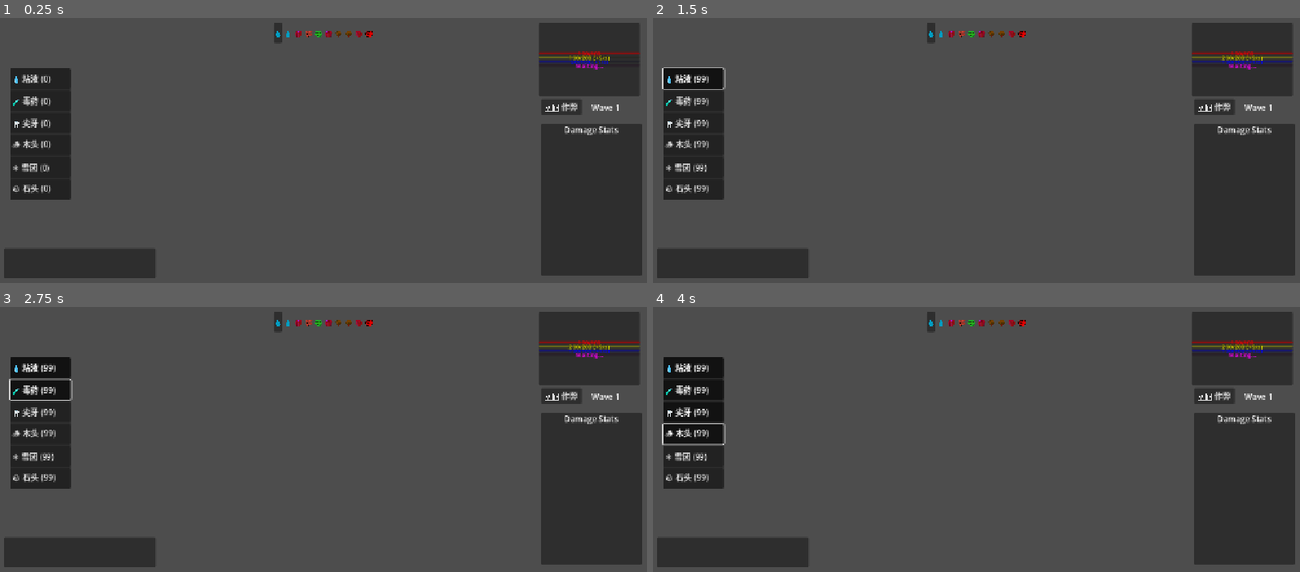
Above: before the commit, frames 1-4 (two rows, left to right).
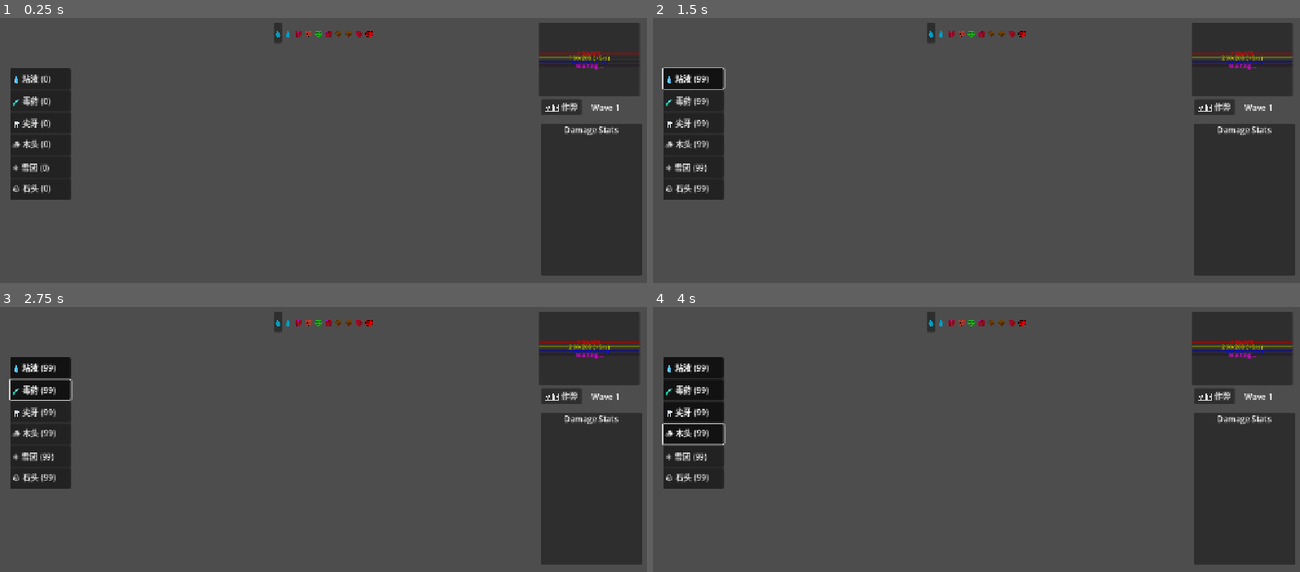
Above: after the commit, the same moments.

Repository: seekerzz/tower-html
Game: Godot game, scene res://src/Scenes/UI/MainGUI.tscn
Two runs of this game, one before a commit and one after it. Both use one fixed random seed, a clock stepped at 60 frames per second and the inputs below. The project has no main scene, so this scene is started directly.
Inputs:
- Up to frame 1 (0.25 s): no input
- Up to frame 2 (1.5 s): click "🛠️ 作弊" at 0.5 s; click "💧 粘液 (99)" at 1.25 s
- Up to frame 3 (2.75 s): click "🧪 毒药 (99)" at 2 s
- Up to frame 4 (4 s): click "🦷 尖牙 (99)" at 2.75 s; click "🪵 木头 (99)" at 3.5 s

The runs differ from the first frame. In frame 1, 2.6% of the frame differs, in the area x 0-24%, y 87-99%; in frame 2, 2.6%; in frame 3, 2.6%; in frame 4, 2.6%.

Commit message:
Improve visual distinction of Bench and SkillBar slots
- Set `separation` to 10 for both Bench `SlotsContainer` and SkillBar `HBoxContainer`.
- Make the parent `PanelContainer` background transparent for both Bench and SkillBar to create independent button blocks.

Diff:
--- a/src/Scripts/UI/Bench.gd
+++ b/src/Scripts/UI/Bench.gd
@@ -7,6 +7,14 @@
 
 const BENCH_UNIT_SCRIPT = preload("res://src/Scripts/UI/BenchUnit.gd")
 const BENCH_SLOT_SCRIPT = preload("res://src/Scripts/UI/BenchSlot.gd")
+
+func _ready():
+	if slots_container:
+		slots_container.add_theme_constant_override("separation", 10)
+		var parent = slots_container.get_parent()
+		if parent is PanelContainer:
+			var style = StyleBoxEmpty.new()
+			parent.add_theme_stylebox_override("panel", style)
 
 func update_bench_ui(data):
 	if !slots_container: return
--- a/src/Scripts/UI/SkillBar.gd
+++ b/src/Scripts/UI/SkillBar.gd
@@ -5,6 +5,13 @@
 var skill_units = []
 
 func _ready():
+	if container:
+		container.add_theme_constant_override("separation", 10)
+		var parent = container.get_parent()
+		if parent is PanelContainer:
+			var style = StyleBoxEmpty.new()
+			parent.add_theme_stylebox_override("panel", style)
+
 	# Wait for grid to be ready
 	await get_tree().create_timer(0.1).timeout
 
